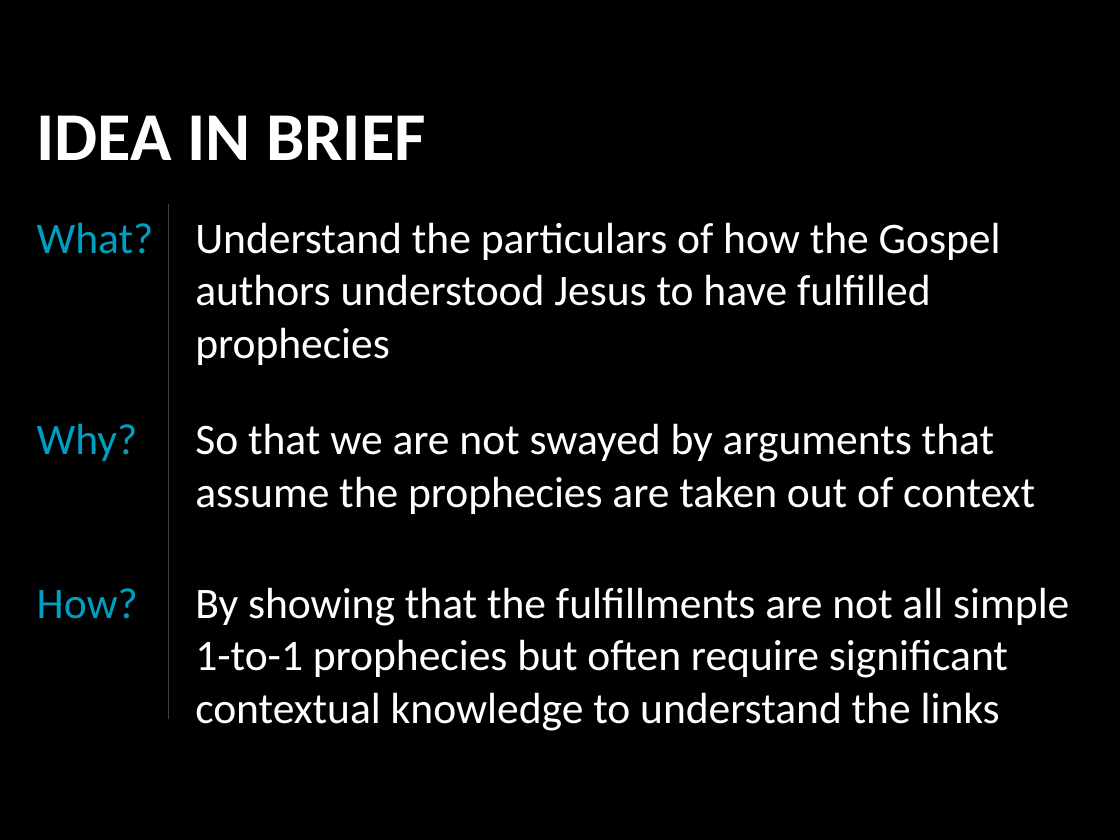
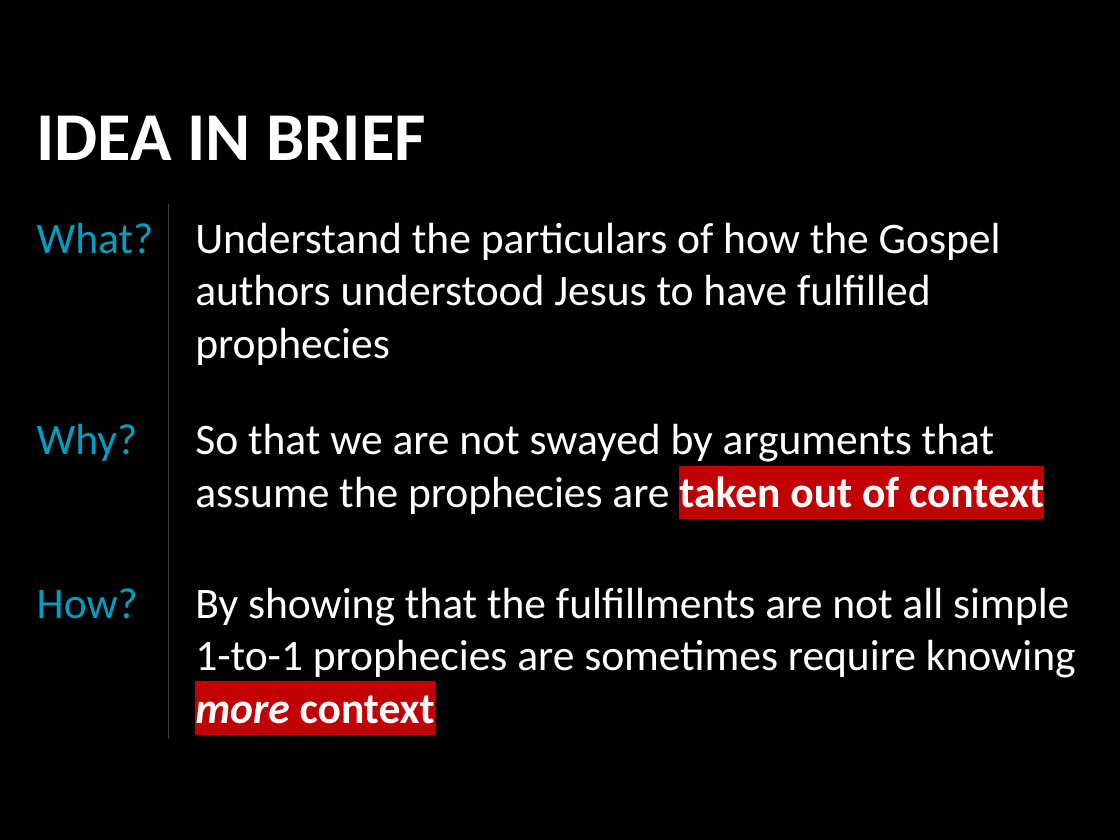
Before and after one commit to LukeMurphey/Ai1L, a slide deck: slide 2 of companion-website/public/files/19. Out of Context I Called My Prophecy.pptx. Drawn at 1120x840 pixels with LibreOffice and Linux fonts; fonts in the diff are those of the drawing. Boxes give left, top, right and bottom in pixels: in the first picture for what was removed or moved away, otherwise in the second. Text is boxed around its words. In the diff, an @@ line names an element or a change of style, - is before the commit and + after.

```diff
--- a/companion-website/public/files/19. Out of Context I Called My Prophecy.pptx
+++ b/companion-website/public/files/19. Out of Context I Called My Prophecy.pptx
@@ line moved from (168, 205) - (168, 719) to (168, 205) - (168, 739) @@
@@ text "So that we are not ..." at [195, 423, 1044, 514]: highlight none to #C00002, bold on in "taken out of context" @@
@@ text at [195, 587, 1076, 724]: text changed @@
-By showing that the fulfillments are not all simple 1-to-1 prophecies but often require significant contextual knowledge to understand the links
+By showing that the fulfillments are not all simple 1-to-1 prophecies are sometimes require knowing more context
```
Also in this commit, not shown: 1 slide added.
